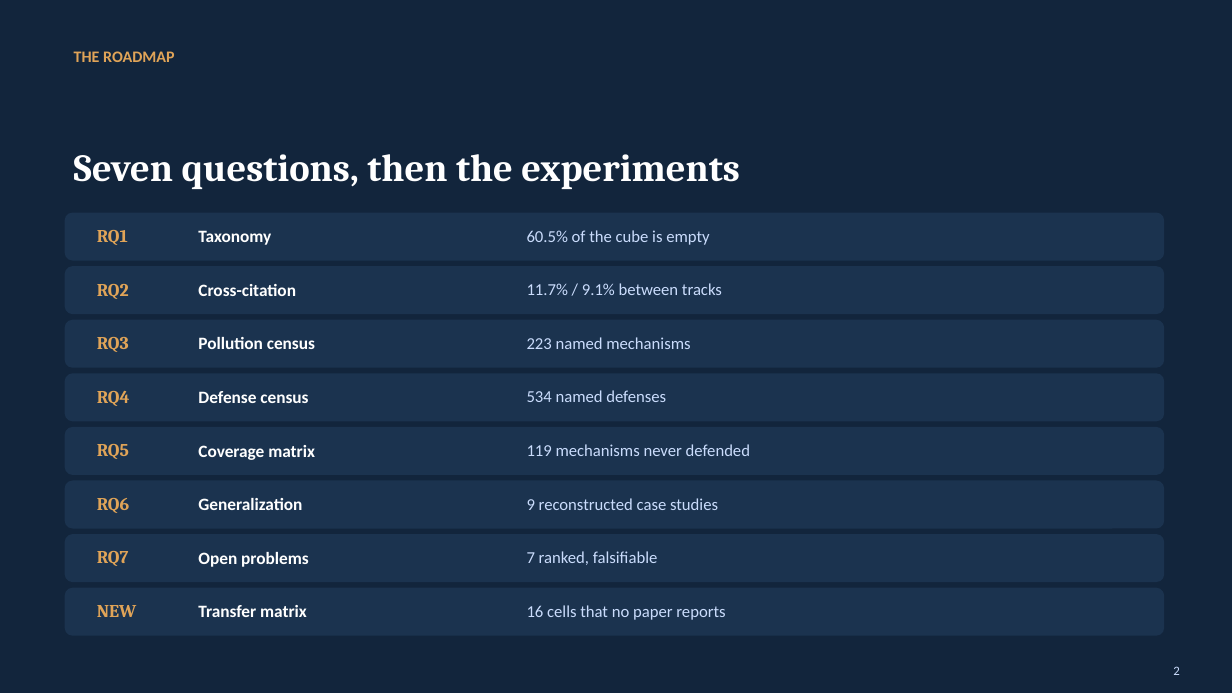
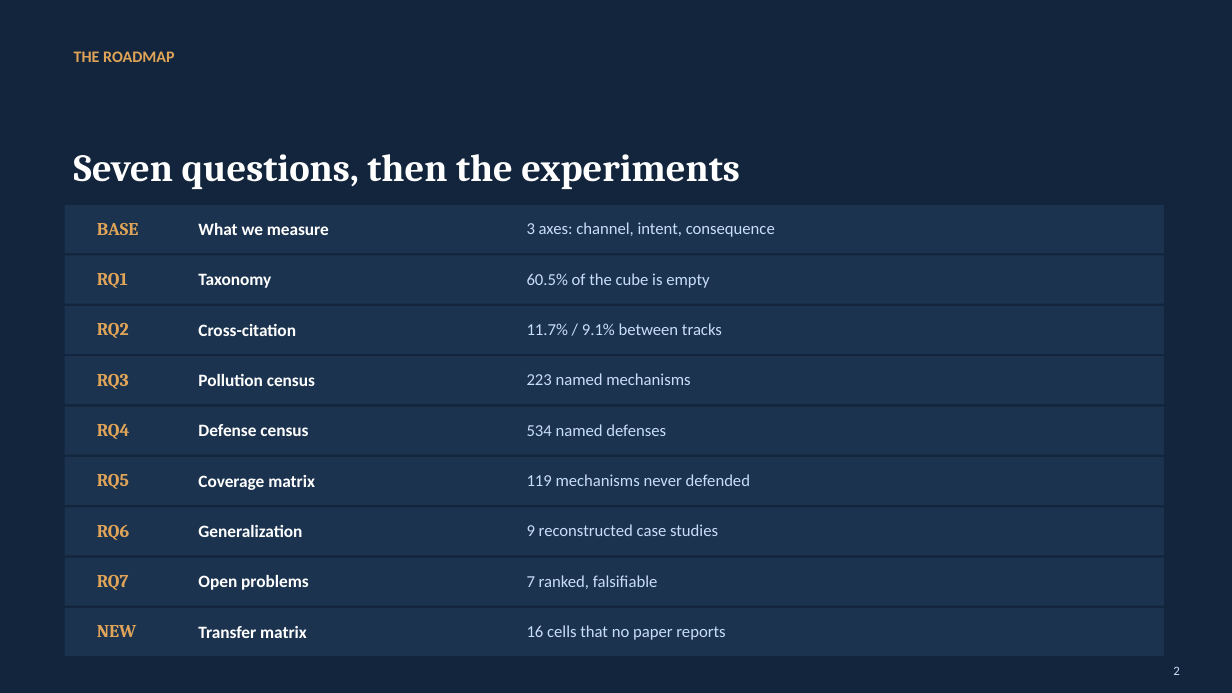
Before and after one commit to Nyamtulla/context_poison, a slide deck: slide 2 of context_sok_results_presentation.pptx. Drawn at 1232x693 pixels with LibreOffice and Linux fonts; fonts in the diff are those of the drawing. Boxes give left, top, right and bottom in pixels: in the first picture for what was removed or moved away, otherwise in the second. Text is boxed around its words. In the diff, an @@ line names an element or a change of style, - is before the commit and + after.

```diff
--- a/context_sok_results_presentation.pptx
+++ b/context_sok_results_presentation.pptx
@@ rectangle: place and size @@
-rectangle at (65, 213, 1165, 261)
+rectangle at (65, 205, 1165, 253)
@@ text added at (97, 223, 138, 235), 14 pt, text #E0A458, bold @@
+BASE
@@ text added at (198, 223, 329, 235), 13.5 pt, text #FFFFFF, bold @@
+What we measure
@@ text added at (527, 222, 775, 237), 13 pt, text #CADCFC @@
+3 axes: channel, intent, consequence
@@ rectangle: place and size @@
-rectangle at (65, 266, 1165, 314)
+rectangle at (65, 256, 1165, 304)
@@ text "RQ1": place and size @@
-text "RQ1" at (97, 230, 128, 245)
+text "RQ1" at (97, 273, 128, 288)
@@ 5 texts: place and size @@
-5 texts at (97, 230, 722, 299)
+5 texts at (97, 273, 722, 338)
@@ rectangle: place and size @@
-rectangle at (65, 320, 1165, 368)
+rectangle at (65, 306, 1165, 354)
@@ rectangle: place and size @@
-rectangle at (65, 373, 1165, 421)
+rectangle at (65, 356, 1165, 404)
@@ 4 texts: place and size @@
-4 texts at (97, 337, 690, 406)
+4 texts at (97, 373, 690, 439)
@@ text at (198, 374, 315, 386): text changed @@
-Defense census
+Pollution census
@@ rectangle: place and size @@
-rectangle at (65, 427, 1165, 475)
+rectangle at (65, 407, 1165, 455)
@@ text at (198, 424, 308, 436): text changed @@
-Pollution census
+Defense census
@@ rectangle: place and size @@
-rectangle at (65, 481, 1165, 529)
+rectangle at (65, 457, 1165, 506)
@@ 3 texts: place and size @@
-3 texts at (97, 444, 750, 460)
+3 texts at (97, 474, 750, 490)
@@ rectangle: place and size @@
-rectangle at (65, 534, 1165, 582)
+rectangle at (65, 507, 1165, 555)
@@ 6 texts: place and size @@
-6 texts at (97, 498, 718, 567)
+6 texts at (97, 524, 718, 590)
@@ rounded rectangle to rectangle in 8 elements at (65, 205, 1165, 253), (65, 256, 1165, 304), (65, 306, 1165, 354), (65, 356, 1165, 404), (65, 407, 1165, 455), (65, 457, 1165, 506), (65, 507, 1165, 555), (65, 558, 1165, 606) @@
@@ rectangle: place and size @@
-rectangle at (65, 588, 1165, 636)
+rectangle at (65, 558, 1165, 606)
@@ rectangle added at (65, 608, 1165, 656), fill #1B334F @@
@@ 3 texts: place and size @@
-3 texts at (97, 605, 725, 620)
+3 texts at (97, 625, 725, 640)
```
Also in this commit, not shown: 24 other slides changed, 7 slides added, 2 other files.
